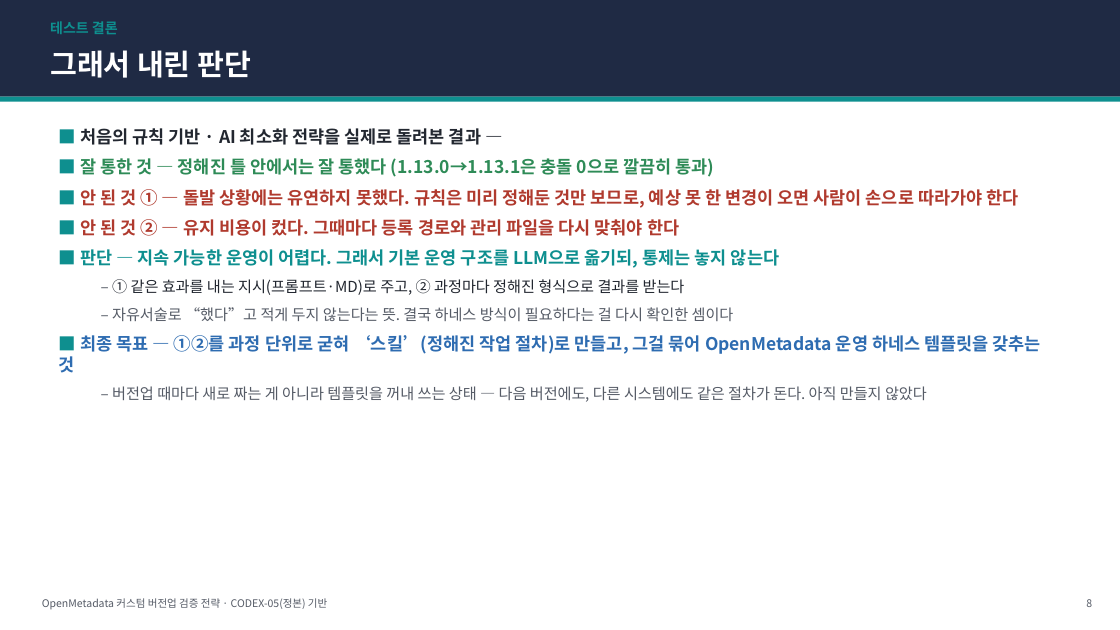
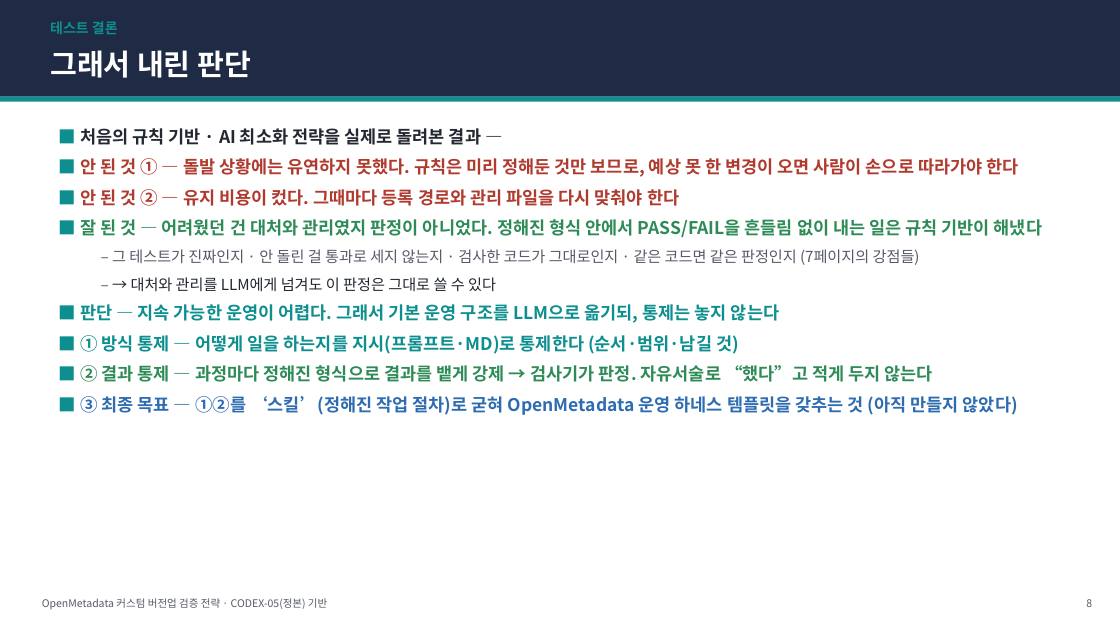
Before and after one commit to easyseop/openmetadata-lab-docs, a slide deck: slide 8 of docs/CODEX-05-전략발표.pptx. Drawn at 1120x630 pixels with LibreOffice and Linux fonts; fonts in the diff are those of the drawing. Boxes give left, top, right and bottom in pixels: in the first picture for what was removed or moved away, otherwise in the second. Text is boxed around its words. In the diff, an @@ line names an element or a change of style, - is before the commit and + after.

```diff
--- a/docs/CODEX-05-전략발표.pptx
+++ b/docs/CODEX-05-전략발표.pptx
@@ text at bbox=[80, 155, 714, 178]: paragraph removed @@
-■ 잘 통한 것 — 정해진 틀 안에서는 잘 통했다 (1.13.0→1.13.1은 충돌 0으로 깔끔히 통과)
@@ text at bbox=[80, 219, 1042, 292]: paragraphs added @@
+■ 잘 된 것 — 어려웠던 건 대처와 관리였지 판정이 아니었다. 정해진 형식 안에서 PASS/FAIL을 흔들림 없이 내는 일은 규칙 기반이 해냈다
+  – 그 테스트가 진짜인지 · 안 돌린 걸 통과로 세지 않는지 · 검사한 코드가 그대로인지 · 같은 코드면 같은 판정인지 (7페이지의 강점들)
+  – → 대처와 관리를 LLM에게 넘겨도 이 판정은 그대로 쓸 수 있다
@@ text at bbox=[80, 335, 1018, 415]: text changed; size 13 to 15 pt; text colour #555B66 to #2E6CB1; bold on @@
-  – ① 같은 효과를 내는 지시(프롬프트·MD)로 주고, ② 과정마다 정해진 형식으로 결과를 받는다
-  – 자유서술로 “했다”고 적게 두지 않는다는 뜻. 결국 하네스 방식이 필요하다는 걸 다시 확인한 셈이다
-■ 최종 목표 — ①②를 과정 단위로 굳혀 ‘스킬’(정해진 작업 절차)로 만들고, 그걸 묶어 OpenMetadata 운영 하네스 템플릿을 갖추는 것
-  – 버전업 때마다 새로 짜는 게 아니라 템플릿을 꺼내 쓰는 상태 — 다음 버전에도, 다른 시스템에도 같은 절차가 돈다. 아직 만들지 않았다
+■ ① 방식 통제 — 어떻게 일을 하는지를 지시(프롬프트·MD)로 통제한다 (순서·범위·남길 것)
+■ ② 결과 통제 — 과정마다 정해진 형식으로 결과를 뱉게 강제 → 검사기가 판정. 자유서술로 “했다”고 적게 두지 않는다
+■ ③ 최종 목표 — ①②를 ‘스킬’(정해진 작업 절차)로 굳혀 OpenMetadata 운영 하네스 템플릿을 갖추는 것 (아직 만들지 않았다)
```
Also in this commit, not shown: 2 other slides changed, 2 other files.
